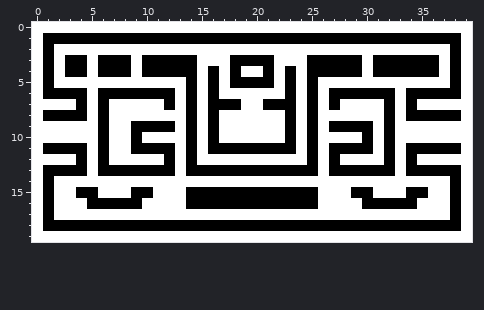
Edited in one commit: pixel-art sprite (Resources/map.png). The first picture shows the starting point.
The file is 40x20 pixels.
Now the later version:
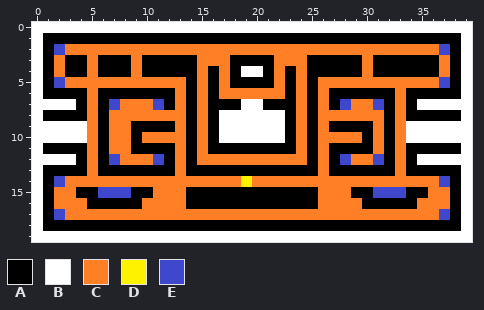
Palette (. is transparent): A #000000  B #ffffff  C #ff7f27  D #fff200  E #3f48cc
Difference:
y 2: x 2..37 BBBBBBBBBBBBBBBBBBBBBBBBBBBBBBBBBBBB -> ECCCCCCCCCCCCCCCCCCCCCCCCCCCCCCCCCCE
y 3: x 2 B -> C; x 5 B -> C; x 9 B -> C; x 15..17 BBB -> CCC; x 22..24 BBB -> CCC; x 30 B -> C; x 37 B -> C
y 4: x 2 B -> C; x 5 B -> C; x 9 B -> C; x 15 B -> C; x 17 B -> C; x 22 B -> C; x 24 B -> C; x 30 B -> C; x 37 B -> C
y 5: x 2..13 BBBBBBBBBBBB -> ECCCCCCCCCCC; x 15 B -> C; x 17 B -> C; x 22 B -> C; x 24 B -> C; x 26..37 BBBBBBBBBBBB -> CCCCCCCCCCCE
y 6: x 5 B -> C; x 13 B -> C; x 15 B -> C; x 17..22 BBBBBB -> CCCCCC; x 24 B -> C; x 26 B -> C; x 33 B -> C
y 7: x 5 B -> C; x 7..11 BBBBB -> ECCCE; x 13 B -> C; x 15 B -> C; x 24 B -> C; x 26 B -> C; x 28..31 BBBB -> ECCE; x 33 B -> C
y 8: x 5 B -> C; x 7..13 BBBBBBB -> CCCCCCC; x 15 B -> C; x 24 B -> C; x 26..31 BBBBBB -> CCCCCC; x 33 B -> C
y 9: x 5 B -> C; x 7..8 BB -> CC; x 13 B -> C; x 15 B -> C; x 24 B -> C; x 26 B -> C; x 31 B -> C; x 33 B -> C
y 10: x 5 B -> C; x 7..8 BB -> CC; x 10..13 BBBB -> CCCC; x 15 B -> C; x 24 B -> C; x 26..29 BBBB -> CCCC; x 31 B -> C; x 33 B -> C
y 11: x 5 B -> C; x 7..8 BB -> CC; x 13 B -> C; x 15 B -> C; x 24 B -> C; x 26 B -> C; x 31 B -> C; x 33 B -> C
y 12: x 5 B -> C; x 7..11 BBBBB -> ECCCE; x 13 B -> C; x 15..24 BBBBBBBBBB -> CCCCCCCCCC; x 26 B -> C; x 28..31 BBBB -> ECCE; x 33 B -> C
y 13: x 5 B -> C; x 13 B -> C; x 26 B -> C; x 33 B -> C
y 14: x 2..37 BBBBBBBBBBBBBBBBBBBBBBBBBBBBBBBBBBBB -> ECCCCCCCCCCCCCCCCDCCCCCCCCCCCCCCCCCE
y 15: x 2..3 BB -> CC; x 6..8 BBB -> EEE; x 11..13 BBB -> CCC; x 26..28 BBB -> CCC; x 31..33 BBB -> EEE; x 36..37 BB -> CC
y 16: x 2..4 BBB -> CCC; x 10..13 BBBB -> CCCC; x 26..29 BBBB -> CCCC; x 35..37 BBB -> CCC
y 17: x 2..37 BBBBBBBBBBBBBBBBBBBBBBBBBBBBBBBBBBBB -> ECCCCCCCCCCCCCCCCCCCCCCCCCCCCCCCCCCE
Pixel boxes of the changes (left, top, right, bottom) in both pictures:
changed: (54, 44, 450, 220)
